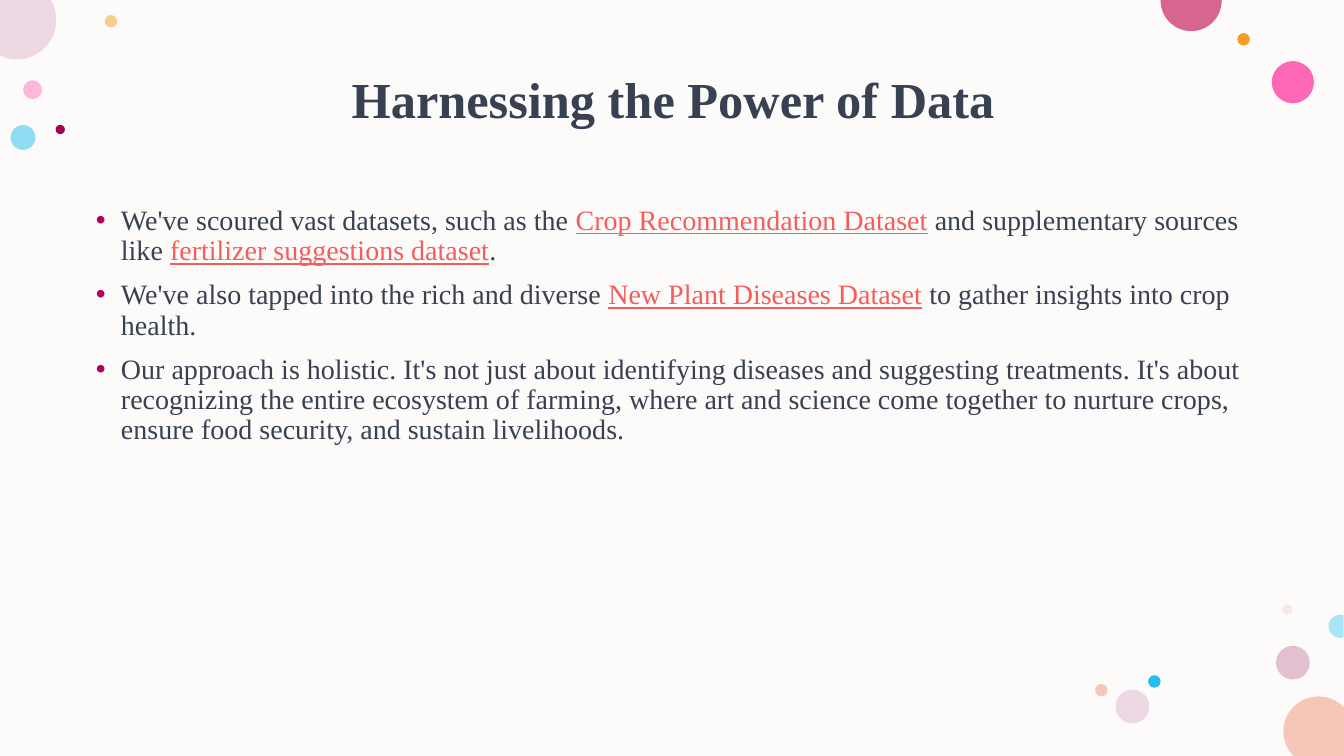
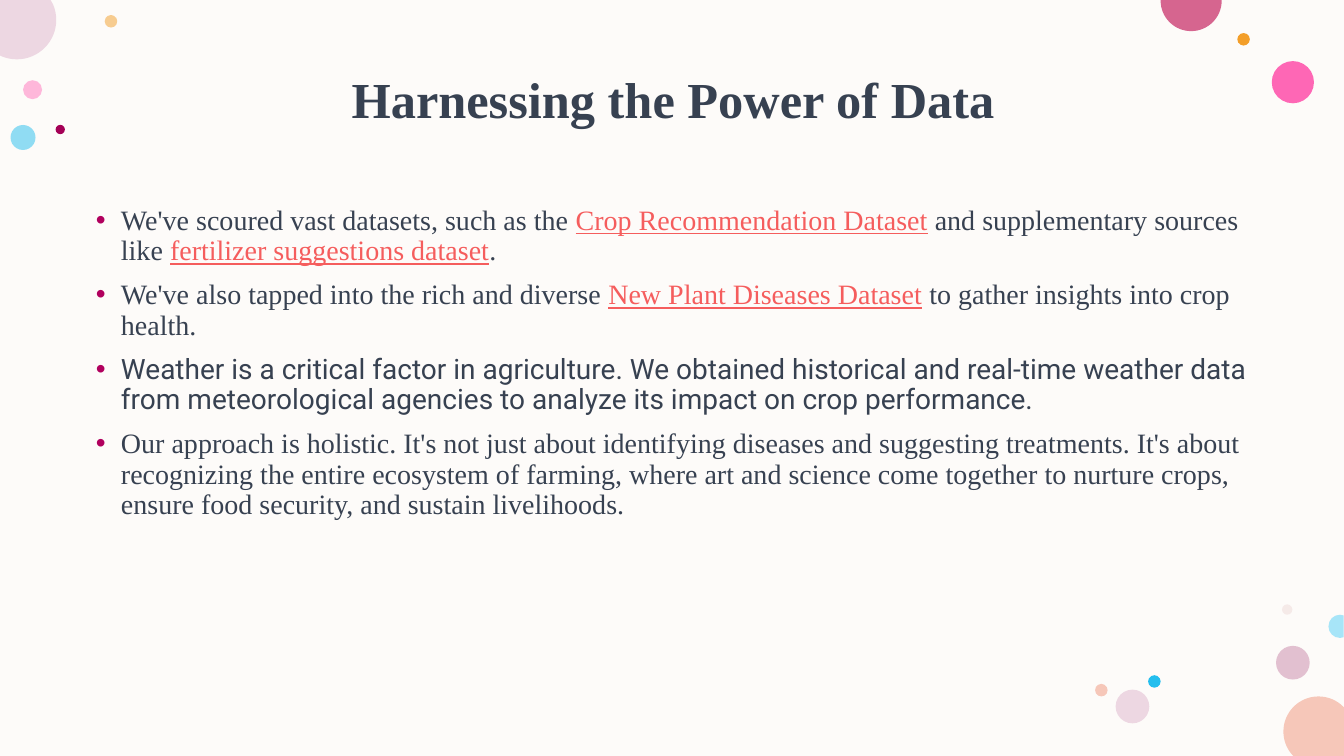
Before and after one commit to chandana341/DSCapstone, a slide deck: slide 3 of AgriAdvisor.pptx. Drawn at 1344x756 pixels with LibreOffice and Linux fonts; fonts in the diff are those of the drawing. Boxes give left, top, right and bottom in pixels: in the first picture for what was removed or moved away, otherwise in the second. Text is boxed around its words. In the diff, an @@ line names an element or a change of style, - is before the commit and + after.

```diff
--- a/AgriAdvisor.pptx
+++ b/AgriAdvisor.pptx
@@ text at [121, 357, 1245, 415]: paragraph added @@
+• Weather is a critical factor in agriculture. We obtained historical and real-time weather data from meteorological agencies to analyze its impact on crop performance.
```
Also in this commit, not shown: 3 other slides changed, 4 slides added.
